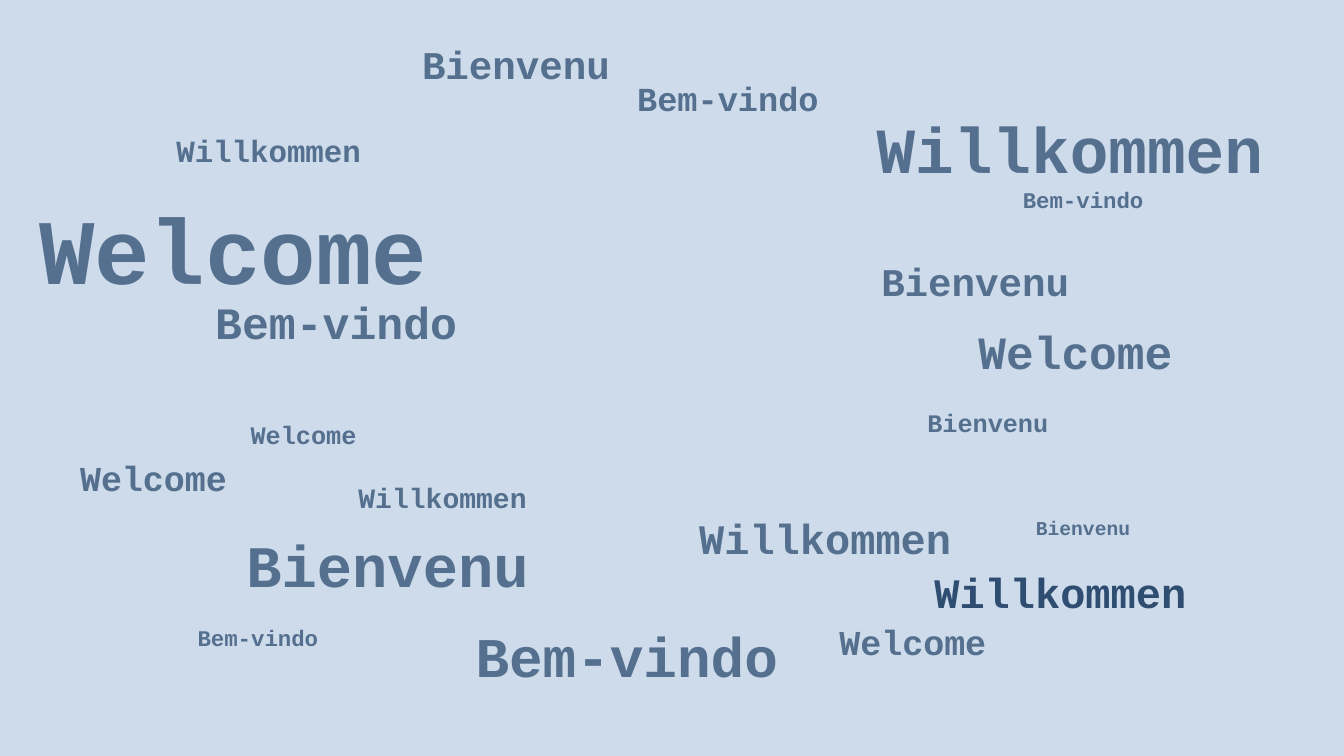
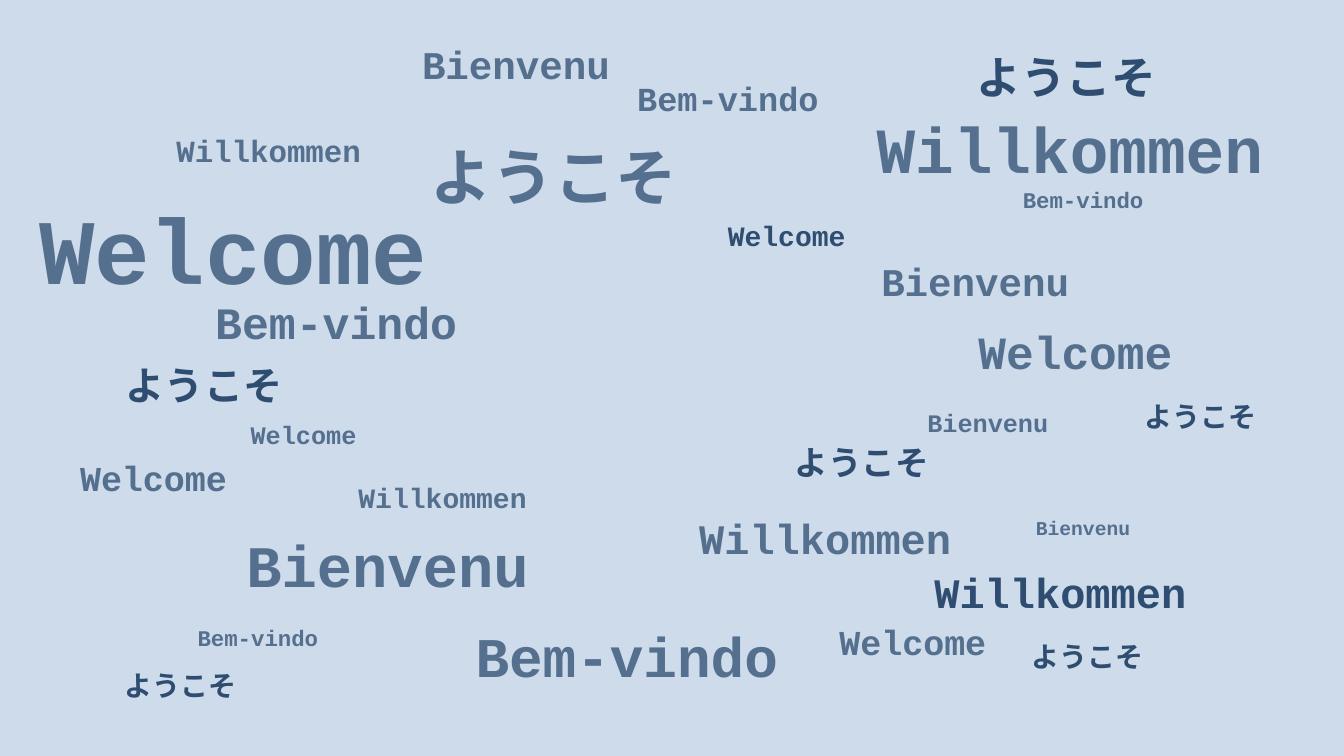
Before and after one commit to uvest/kai_streiling, a slide deck: slide 2 of docs/assets/images/landing.pptx. Drawn at 1344x756 pixels with LibreOffice and Linux fonts; fonts in the diff are those of the drawing. Boxes give left, top, right and bottom in pixels: in the first picture for what was removed or moved away, otherwise in the second. Text is boxed around its words. In the diff, an @@ line names an element or a change of style, - is before the commit and + after.

```diff
--- a/docs/assets/images/landing.pptx
+++ b/docs/assets/images/landing.pptx
@@ text added at [977, 58, 1156, 97], 32 pt, text #2E4D70, bold @@
+ようこそ
@@ text added at [431, 150, 677, 204], 44 pt, text #2E4D70, bold @@
+ようこそ
@@ text added at [728, 227, 846, 247], 20 pt, text #2E4D70, bold @@
+Welcome
@@ text added at [126, 368, 283, 403], 28 pt, text #2E4D70, bold @@
+ようこそ
@@ text added at [1144, 404, 1256, 429], 20 pt, text #2E4D70, bold @@
+ようこそ
@@ text added at [795, 448, 929, 477], 24 pt, text #2E4D70, bold @@
+ようこそ
@@ text added at [1032, 644, 1144, 669], 20 pt, text #2E4D70, bold @@
+ようこそ
@@ text added at [125, 673, 237, 698], 20 pt, text #2E4D70, bold @@
+ようこそ
```
Also in this commit, not shown: 1 other slide changed, 11 other files.
